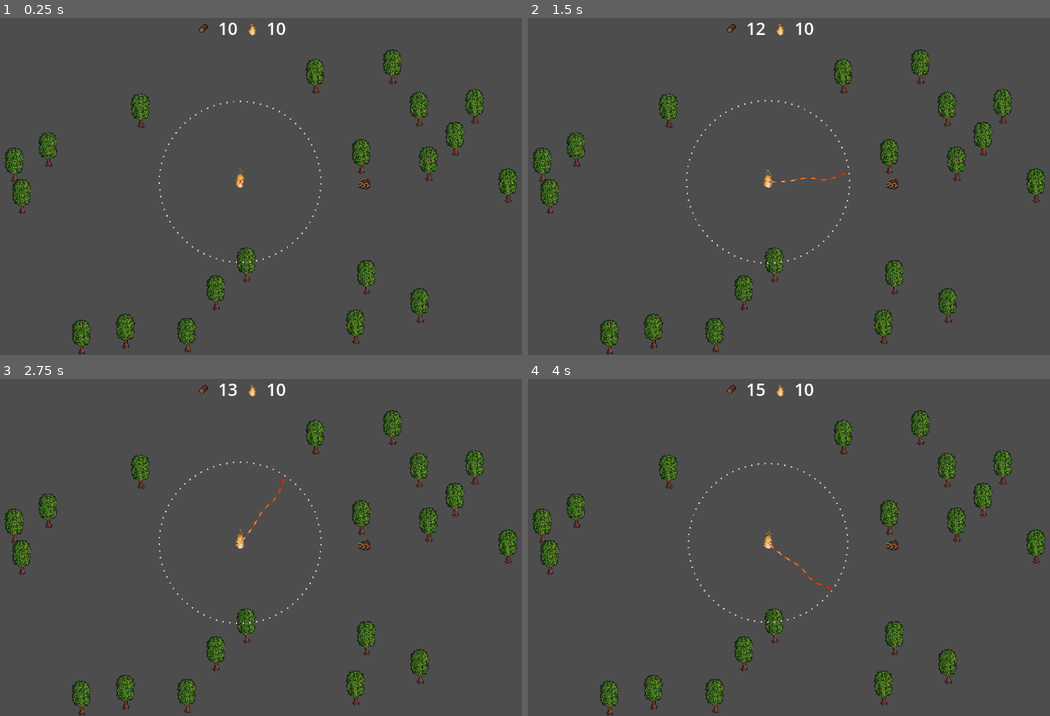
Above: before the commit, frames 1-4 (two rows, left to right).
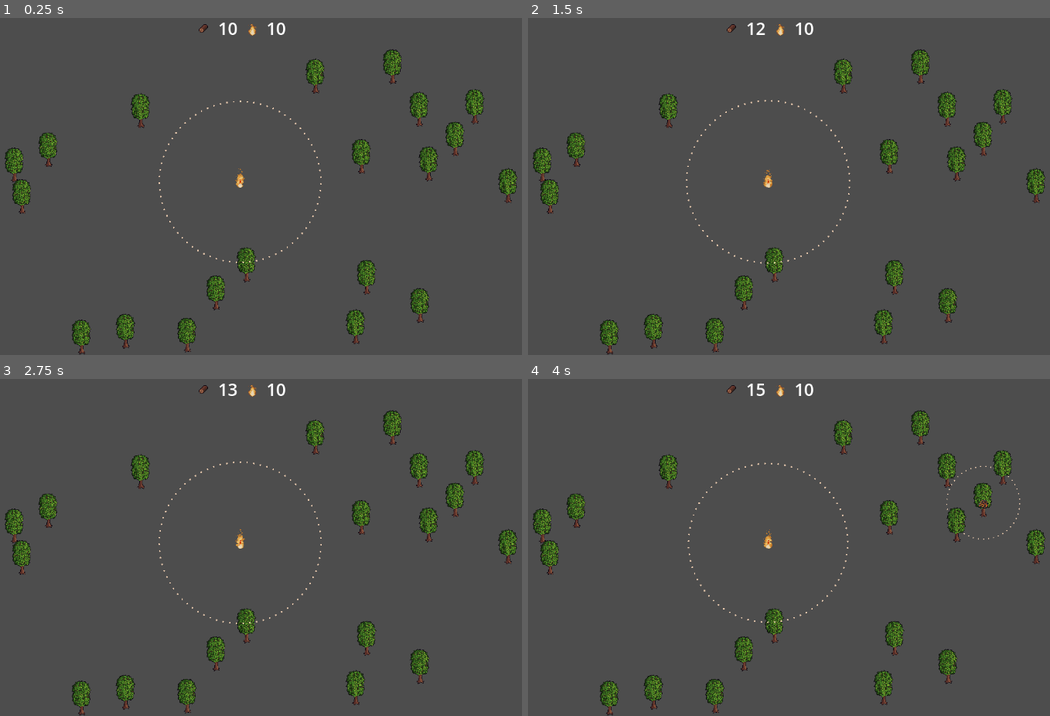
Above: after the commit, the same moments.

Repository: pelle5555/feed_fire
Game: Godot game, scene res://Scenes/Main_Scene.tscn
Two runs of this game, one before a commit and one after it. Both use one fixed random seed, a clock stepped at 60 frames per second and the inputs below.
Inputs (mouse positions are in pixels of both pictures, inside the frame that each line leads up to):
- Up to frame 1 (0.25 s): no input
- Up to frame 2 (1.5 s): tap Enter (ui_accept) at 0.5, 0.77 s; move the mouse to (982, 142) at 0.52 s; click (982, 142) at 0.67 s; move the mouse to (956, 166) at 1.27 s; click (956, 166) at 1.42 s
- Up to frame 3 (2.75 s): tap Enter (ui_accept) at 1.52 s; move the mouse to (313, 439) at 2.02 s; click (313, 439) at 2.17 s
- Up to frame 4 (4 s): move the mouse to (888, 520) at 2.77 s; click (888, 520) at 2.92 s; tap Enter (ui_accept) at 3.02, 3.77 s; move the mouse to (893, 641) at 3.52 s; click (893, 641) at 3.67 s

The runs differ from the first frame. In frame 1, less than 0.1% of the frame differs, in the area x 68-71%, y 47-51%; in frame 2, 0.1%; in frame 3, 0.1%; in frame 4, 0.2%, in the area x 45-95%, y 25-63%.
Error after the commit: Invalid assignment of property or key 'texture' with value of type 'CompressedTexture2D' on a base object of type 'null instance'. (res://Scripts/ember.gd:39)

Commit message:
added incluence on embers

Diff:
--- a/Scenes/Main_Scene.tscn
+++ b/Scenes/Main_Scene.tscn
@@ -6,7 +6,6 @@
 [ext_resource type="Texture2D" uid="uid://buhotq5mrqifq" path="res://Assets/Sprites/Trees_Free/Forage Items/Singles/Forage Items/08_Oak_Log.png" id="3_qtktj"]
 [ext_resource type="Texture2D" uid="uid://ch1bewrcftmry" path="res://Assets/Sprites/Fire/Group 5 - 3_2.png" id="4_1l8qe"]
 [ext_resource type="PackedScene" uid="uid://op5xh4680js4" path="res://Scenes/tree.tscn" id="5_qtktj"]
-[ext_resource type="PackedScene" uid="uid://76lovydo6bt0" path="res://Scenes/ember.tscn" id="6_654x7"]
 [ext_resource type="Script" uid="uid://bnfu15r3nel4d" path="res://Scripts/spawn_manager.gd" id="8_7h23t"]
 
 [sub_resource type="LabelSettings" id="LabelSettings_tkmsp"]
@@ -21,9 +20,6 @@
 tree_scene = ExtResource("5_qtktj")
 
 [node name="SpawnTimer" type="Timer" parent="SpawnManager" unique_id=1520101672]
-
-[node name="Ember" parent="." unique_id=637704573 instance=ExtResource("6_654x7")]
-position = Vector2(231, 0)
 
 [node name="Fire" parent="." unique_id=1318183114 instance=ExtResource("1_8sucx")]
 
@@ -80,5 +76,4 @@
 
 [connection signal="timeout" from="SpawnManager/SpawnTimer" to="SpawnManager" method="_on_spawn_timer_timeout"]
 
-[editable path="Ember"]
 [editable path="Fire"]
--- a/Scenes/ember.tscn
+++ b/Scenes/ember.tscn
@@ -5,6 +5,7 @@
 [ext_resource type="Texture2D" uid="uid://dflmwmbpjoetn" path="res://Assets/Sprites/Fire/ember.png" id="2_i67hi"]
 [ext_resource type="Texture2D" uid="uid://drhhu67o1sjcm" path="res://Assets/Sprites/Trees_Free/Forage Items/Singles/Forage Items/01_Birch_Branch.png" id="3_sshvd"]
 [ext_resource type="Texture2D" uid="uid://drvdjtr1m0cwg" path="res://Assets/Sprites/Trees_Free/Forage Items/Singles/Forage Items/02_Birch_Branch_Leaf.png" id="4_i67hi"]
+[ext_resource type="PackedScene" uid="uid://d26odrprv2fqa" path="res://Scenes/influence.tscn" id="6_i67hi"]
 
 [sub_resource type="CircleShape2D" id="CircleShape2D_b8058"]
 radius = 20.024984
@@ -18,7 +19,8 @@
 [node name="MouseClickComponent" parent="." unique_id=1124591605 node_paths=PackedStringArray("clickable") instance=ExtResource("2_8gqj3")]
 clickable = NodePath("..")
 
-[node name="Sprite2D" type="Sprite2D" parent="MouseClickComponent" unique_id=338855072]
+[node name="EmberSprite" type="Sprite2D" parent="MouseClickComponent" unique_id=338855072]
+unique_name_in_owner = true
 texture = ExtResource("2_i67hi")
 
 [node name="CollisionShape2D" type="CollisionShape2D" parent="MouseClickComponent" unique_id=1044806545]
@@ -26,4 +28,7 @@
 
 [node name="Timer" type="Timer" parent="." unique_id=1427822620]
 
+[node name="Influence" parent="." unique_id=2041364360 instance=ExtResource("6_i67hi")]
+radius = 90.0
+
 [connection signal="timeout" from="Timer" to="." method="_on_timer_timeout"]
--- a/Scenes/fire.tscn
+++ b/Scenes/fire.tscn
@@ -4,7 +4,7 @@
 [ext_resource type="PackedScene" uid="uid://dpbuhrnywco3f" path="res://Scenes/mouse_click_component.tscn" id="2_idb68"]
 [ext_resource type="Texture2D" uid="uid://bn4cyals3vqtx" path="res://Assets/Sprites/Fire/Group 4 - 1.png" id="3_8uni6"]
 [ext_resource type="Texture2D" uid="uid://d0i303ty8utje" path="res://Assets/Sprites/Fire/Group 5 - 3.png" id="4_8uni6"]
-[ext_resource type="Script" uid="uid://dfcywkyqkv461" path="res://Scripts/influence.gd" id="5_8uni6"]
+[ext_resource type="PackedScene" uid="uid://d26odrprv2fqa" path="res://Scenes/influence.tscn" id="5_8uni6"]
 
 [sub_resource type="AtlasTexture" id="AtlasTexture_hrujk"]
 atlas = ExtResource("3_8uni6")
@@ -71,7 +71,7 @@
 }]
 
 [sub_resource type="CircleShape2D" id="CircleShape2D_yr3ur"]
-radius = 45.044422
+radius = 21.095022
 
 [sub_resource type="Gradient" id="Gradient_idb68"]
 offsets = PackedFloat32Array(0.04115854, 0.50457317, 1)
@@ -98,6 +98,4 @@
 texture = ExtResource("4_8uni6")
 texture_mode = 2
 
-[node name="Influence" type="Node2D" parent="." unique_id=1609091065 groups=["influence"]]
-script = ExtResource("5_8uni6")
-radius = 150.0
+[node name="Influence" parent="." unique_id=2041364360 instance=ExtResource("5_8uni6")]
--- /dev/null
+++ b/Scenes/influence.tscn
@@ -0,0 +1,7 @@
+[gd_scene format=3 uid="uid://d26odrprv2fqa"]
+
+[ext_resource type="Script" uid="uid://dfcywkyqkv461" path="res://Scripts/influence.gd" id="1_ju28o"]
+
+[node name="Influence" type="Node2D" unique_id=2041364360 groups=["influence"]]
+script = ExtResource("1_ju28o")
+radius = 150.0
--- a/Scenes/mouse_click_component.tscn
+++ b/Scenes/mouse_click_component.tscn
@@ -1,6 +1,13 @@
 [gd_scene format=3 uid="uid://dpbuhrnywco3f"]
 
 [ext_resource type="Script" uid="uid://cqksxiy0thite" path="res://Scripts/mouse_input_component.gd" id="1_wxovb"]
+[ext_resource type="PackedScene" uid="uid://76lovydo6bt0" path="res://Scenes/ember.tscn" id="2_wxovb"]
 
 [node name="MouseClickComponent" type="Area2D" unique_id=1124591605]
 script = ExtResource("1_wxovb")
+ember_scene = ExtResource("2_wxovb")
+
+[node name="Timer" type="Timer" parent="." unique_id=929971030]
+wait_time = 3.0
+
+[connection signal="timeout" from="Timer" to="." method="_on_timer_timeout"]
--- a/Scripts/ember.gd
+++ b/Scripts/ember.gd
@@ -1,7 +1,7 @@
 extends Node2D
 
 @onready var timer: Timer = $Timer
-@onready var sprite_2d: Sprite2D = $MouseClickComponent/Sprite2D
+@onready var ember_sprite: Sprite2D = %EmberSprite
 
 @export var ember_texture: Texture2D
 @export var smoking_texture: Texture2D
@@ -36,11 +36,11 @@
 func update_visuals():
 	match current_state:
 		EmberState.EMBER:
-			sprite_2d.texture = ember_texture
+			ember_sprite.texture = ember_texture
 		EmberState.SMOKING:
-			sprite_2d.texture = smoking_texture
+			ember_sprite.texture = smoking_texture
 		EmberState.ON_FIRE:
-			sprite_2d.texture = onfire_texture
+			ember_sprite.texture = onfire_texture
 
 func mouse_click() -> void:
 	print("click click")
--- a/Scripts/mouse_input_component.gd
+++ b/Scripts/mouse_input_component.gd
@@ -1,18 +1,43 @@
 extends Area2D
+
+@onready var timer: Timer = $Timer
+
+@export var ember_scene: PackedScene
 @export var clickable: Node2D
 
-var _influence: Node = null
+var _influence: Array
+var ember_position: Vector2
 
-func _get_influence() -> Node:
-	if _influence == null:
-		_influence = get_tree().get_first_node_in_group("influence")
-	return _influence
+func get_influence() -> Array:
+	return get_tree().get_nodes_in_group("influence")
+
+func is_position_in_any_influence(pos: Vector2) -> bool:
+	for influence in get_influence():
+		if influence.is_position_reachable(pos):
+			return true
+	return false
 
 func _input_event(viewport: Viewport, event: InputEvent, shape_idx: int) -> void:
 	if event is InputEventMouseButton:
 		if event.button_index == MOUSE_BUTTON_LEFT and event.pressed:
-			var influence := _get_influence()
-
-			if influence != null and influence.is_position_reachable(clickable.global_position):
+			if is_position_in_any_influence(clickable.global_position):
 				if clickable != null and clickable.has_method("mouse_click"):
 					clickable.mouse_click()
+		if event.button_index == MOUSE_BUTTON_LEFT and event.is_pressed():
+			timer.start()
+			ember_position = clickable.global_position
+			Input.mouse_mode = Input.MOUSE_MODE_CAPTURED
+			print("pressing")
+		elif event.button_index == MOUSE_BUTTON_LEFT and event.is_released():
+			print("releasing")
+			Input.mouse_mode = Input.MOUSE_MODE_VISIBLE
+			timer.stop()
+
+func create_ember() -> void:
+	var ember = ember_scene.instantiate()
+	add_child(ember)
+	ember.global_position = ember_position
+
+func _on_timer_timeout() -> void:
+	print("build ember")
+	create_ember()
